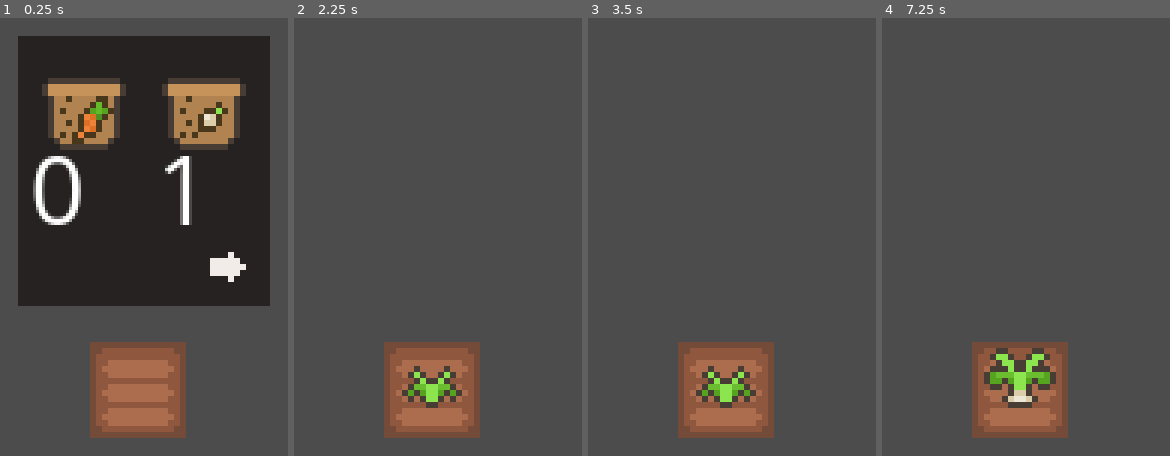
Above: before the commit, frames 1-4 (left to right).
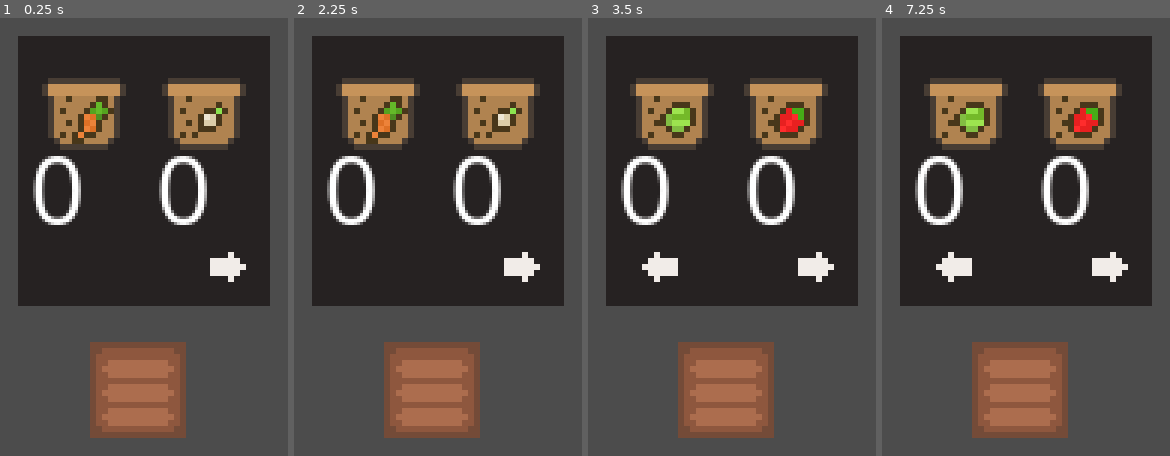
Above: after the commit, the same moments.

Repository: IPEACHI/Farm-in-Five-minute
Game: Godot game, scene res://tscn/growzone.tscn
Same seed, same stepped clock (60 frames per second), same inputs: the game is played once before the commit and once after it. This scene is started directly instead of the project's main scene.
Inputs (mouse positions are in pixels of both pictures, inside the frame that each line leads up to):
- Up to frame 1 (0.25 s): no input
- Up to frame 2 (2.25 s): click (432, 390) at 0.5 s; click (377, 114) at 1.25 s; click (498, 114) at 2 s
- Up to frame 3 (3.5 s): click (815, 272) at 2.77 s
- Up to frame 4 (7.25 s): click (954, 272) at 3.52 s; click (1020, 390) at 4.25 s; click (965, 114) at 5.02 s; click (1086, 114) at 5.77 s; click (1109, 272) at 6.52 s

The runs differ from the first frame. In frame 1, 1.7% of the frame differs, in the area x 55-72%, y 31-48%; in frame 2, 52%; in frame 3, 52%; in frame 4, 53%, in the area x 6-94%, y 4-90%.

Commit message:
grownzone

Diff:
--- a/code/global.gd
+++ b/code/global.gd
@@ -6,4 +6,10 @@
 var carrot = 0
 var carrotseed = 0
 var onion = 0
-var onionseed = 1
+var onionseed = 0
+var berry = 0
+var berryseed = 0
+var cabbge = 0
+var cabbageseed = 0
+var corn = 0
+var cornseed = 0
--- a/code/growzone.gd
+++ b/code/growzone.gd
@@ -22,9 +22,15 @@
 		$board/left.visible	= true
 		$board/left2.visible = true
 
-
-	if page == 1:
-		$board/icon1.play("p1")
+	if page == 3:
+		$board/right.visible = false
+		$board/right2.visible =false
+	else:
+		$board/right.visible = true
+		$board/right2.visible =true
+
+	if page == 1:
+		$board/icon1.play("1")
 		if Global.carrotseed >= 99:
 			$board/Label.text = ("99")
 		else:
@@ -35,7 +41,26 @@
 		else:
 			$board/Label2.text = (str(Global.onionseed))
 
-
+	if page == 2:
+		$board/icon1.play("2")
+		if Global.cabbageseed >= 99:
+			$board/Label.text = ("99")
+		else:
+			$board/Label.text = (str(Global.cabbageseed))
+		$board/icon2.play("2")
+		if Global.berryseed >= 99:
+			$board/Label2.text = ("99")
+		else:
+			$board/Label2.text = (str(Global.berryseed))
+
+	if page == 3:
+		$board/icon1.play("3")
+		if Global.cornseed >= 99:
+			$board/Label.text = ("99")
+		else:
+			$board/Label.text = (str(Global.cornseed))
+		$board/icon2.play("3")
+		$board/Label2.text = ("")
 
 
 
@@ -54,25 +79,46 @@
 				plant_grown = false
 				$plant.play("none")
 			if plant == 3:
+				Global.cabbage+=1
+				plantgrowing = false
+				plant_grown = false
+				$plant.play("none")
+			if plant == 4:
 				Global.berry += 1
 				plantgrowing = false
 				plant_grown = false
 				$plant.play("none")
-			else:
-				pass
+			if plant == 5:
+				Global.corn += 1
+				plantgrowing = false
+				plant_grown = false
+				$plant.play("none")
+
 
 
 
 func _on_b1_pressed():
-	if page ==1:
+	if page == 1:
 		if Global.carrotseed >=1:
 			plant = 1
 			plantgrowing = true
 			$carrottimer.start()
 			$plant.play("carrotgrow")
 			Global.carrotseed -=1
-
-
+	if page == 2:
+		if Global.cabbageseed >=1:
+			plant = 1
+			plantgrowing = true
+			$carrottimer.start()
+			$plant.play("cabbagegrow")
+			Global.cabbageseed -=1
+	if page == 3:
+		if Global.cornseed >=1:
+			plant = 1
+			plantgrowing = true
+			$carrottimer.start()
+			$plant.play("corngrow")
+			Global.cornseed -=1
 
 func _on_b2_pressed():
 	if page == 1:
@@ -82,6 +128,13 @@
 			$oniontimer.start()
 			$plant.play("oniongrow")
 			Global.onionseed -=1
+	if page == 2:
+		if Global.berryseed >=1:
+			plant = 1
+			plantgrowing = true
+			$carrottimer.start()
+			$plant.play("berrygrow")
+			Global.berryseed -=1
 
 
 
@@ -113,6 +166,42 @@
 		plant_grown = true
 
 
+
+func _on_cabbagetimer_timeout():
+	var abbage_plant  = $plant
+	if abbage_plant.frame == 0:
+		abbage_plant.frame = 1
+		$abbagetimer.start()
+	elif abbage_plant.frame == 1:
+		abbage_plant.frame = 2
+		plant_grown = true
+
+
+func _on_berrytimer_timeout():
+	var berry_plant  = $plant
+	if berry_plant.frame == 0:
+		berry_plant.frame = 1
+		$oniontimer.start()
+	elif berry_plant.frame == 1:
+		berry_plant.frame = 2
+		plant_grown = true
+
+
+func _on_corntimer_timeout():
+	var corn_plant  = $plant
+	if corn_plant.frame == 0:
+		corn_plant.frame = 1
+		$corntimer.start()
+	elif corn_plant.frame == 1:
+		corn_plant.frame = 2
+		plant_grown = true
+
+
+
+
+
+
+
 func _on_left2_pressed():
 
 	page -= 1
--- a/tscn/growzone.tscn
+++ b/tscn/growzone.tscn
@@ -16,6 +16,30 @@
 "speed": 5.0
 } ]
 
+[sub_resource type="AtlasTexture" id=22]
+atlas = ExtResource( 2 )
+region = Rect2( 0, 64, 16, 16 )
+
+[sub_resource type="AtlasTexture" id=23]
+atlas = ExtResource( 2 )
+region = Rect2( 192, 48, 16, 16 )
+
+[sub_resource type="AtlasTexture" id=24]
+atlas = ExtResource( 2 )
+region = Rect2( 176, 48, 16, 16 )
+
+[sub_resource type="AtlasTexture" id=25]
+atlas = ExtResource( 2 )
+region = Rect2( 48, 48, 16, 16 )
+
+[sub_resource type="AtlasTexture" id=26]
+atlas = ExtResource( 2 )
+region = Rect2( 32, 48, 16, 16 )
+
+[sub_resource type="AtlasTexture" id=27]
+atlas = ExtResource( 2 )
+region = Rect2( 16, 48, 16, 16 )
+
 [sub_resource type="AtlasTexture" id=4]
 atlas = ExtResource( 2 )
 region = Rect2( 176, 32, 16, 16 )
@@ -28,6 +52,18 @@
 atlas = ExtResource( 2 )
 region = Rect2( 144, 32, 16, 16 )
 
+[sub_resource type="AtlasTexture" id=28]
+atlas = ExtResource( 2 )
+region = Rect2( 80, 64, 16, 16 )
+
+[sub_resource type="AtlasTexture" id=29]
+atlas = ExtResource( 2 )
+region = Rect2( 64, 64, 16, 16 )
+
+[sub_resource type="AtlasTexture" id=30]
+atlas = ExtResource( 2 )
+region = Rect2( 48, 64, 16, 16 )
+
 [sub_resource type="AtlasTexture" id=7]
 atlas = ExtResource( 2 )
 region = Rect2( 128, 48, 16, 16 )
@@ -42,9 +78,24 @@
 
 [sub_resource type="SpriteFrames" id=10]
 animations = [ {
+"frames": [ SubResource( 22 ), SubResource( 23 ), SubResource( 24 ) ],
+"loop": true,
+"name": "berrygrow",
+"speed": 0.0
+}, {
+"frames": [ SubResource( 25 ), SubResource( 26 ), SubResource( 27 ) ],
+"loop": true,
+"name": "cabbagegrow",
+"speed": 0.0
+}, {
 "frames": [ SubResource( 4 ), SubResource( 5 ), SubResource( 6 ) ],
 "loop": true,
 "name": "carrotgrow",
+"speed": 0.0
+}, {
+"frames": [ SubResource( 28 ), SubResource( 29 ), SubResource( 30 ) ],
+"loop": true,
+"name": "corngrow",
 "speed": 0.0
 }, {
 "frames": [  ],
@@ -151,11 +202,20 @@
 animation = "none"
 offset = Vector2( 163, -50 )
 
+[node name="oniontimer" type="Timer" parent="."]
+wait_time = 7.0
+
 [node name="carrottimer" type="Timer" parent="."]
 wait_time = 5.0
 
-[node name="oniontimer" type="Timer" parent="."]
-wait_time = 5.0
+[node name="cabbagetimer" type="Timer" parent="."]
+wait_time = 10.0
+
+[node name="berrytimer" type="Timer" parent="."]
+wait_time = 15.0
+
+[node name="corntimer" type="Timer" parent="."]
+wait_time = 20.0
 
 [node name="Button" type="Button" parent="."]
 show_behind_parent = true
@@ -245,8 +305,11 @@
 margin_bottom = 115.0
 rect_scale = Vector2( 0.1, 0.1 )
 
+[connection signal="timeout" from="oniontimer" to="." method="_on_oniontimer_timeout"]
 [connection signal="timeout" from="carrottimer" to="." method="_on_carrottimer_timeout"]
-[connection signal="timeout" from="oniontimer" to="." method="_on_oniontimer_timeout"]
+[connection signal="timeout" from="cabbagetimer" to="." method="_on_cabbagetimer_timeout"]
+[connection signal="timeout" from="berrytimer" to="." method="_on_berrytimer_timeout"]
+[connection signal="timeout" from="corntimer" to="." method="_on_corntimer_timeout"]
 [connection signal="pressed" from="Button" to="." method="_on_Button_pressed"]
 [connection signal="toggled" from="Button" to="." method="_on_Button_toggled"]
 [connection signal="pressed" from="board/b1" to="." method="_on_b1_pressed"]
Not shown: 1 places in tscn/growzone.tscn that only renumber resources
